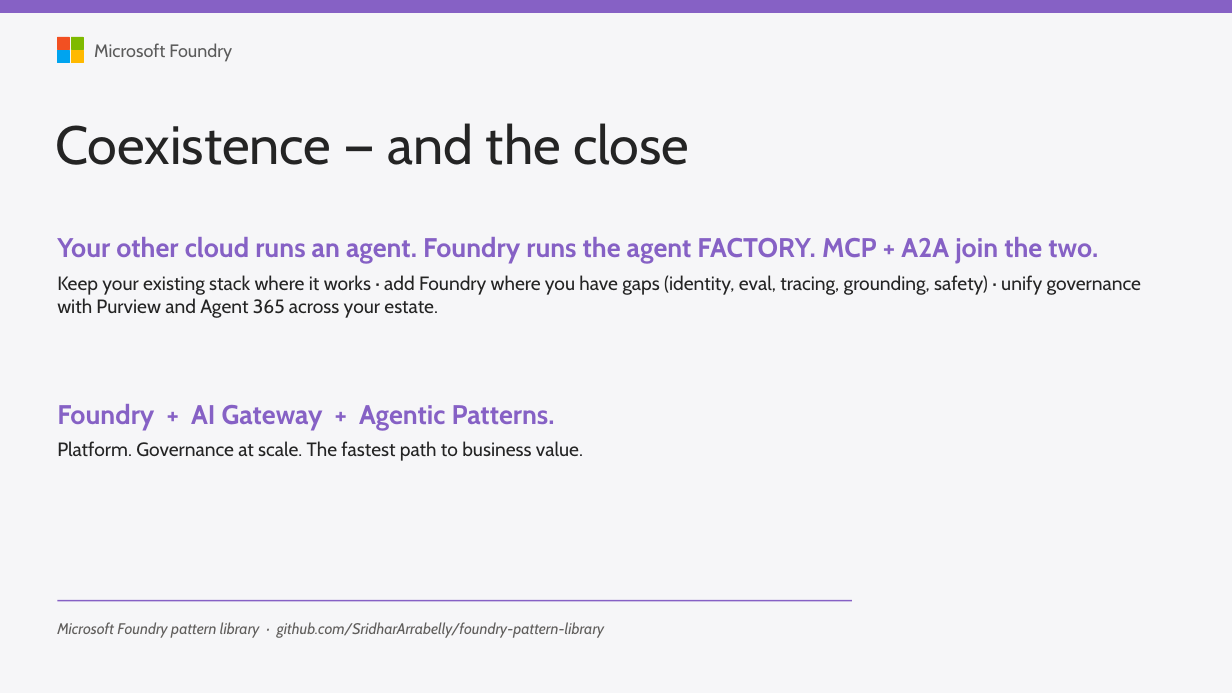
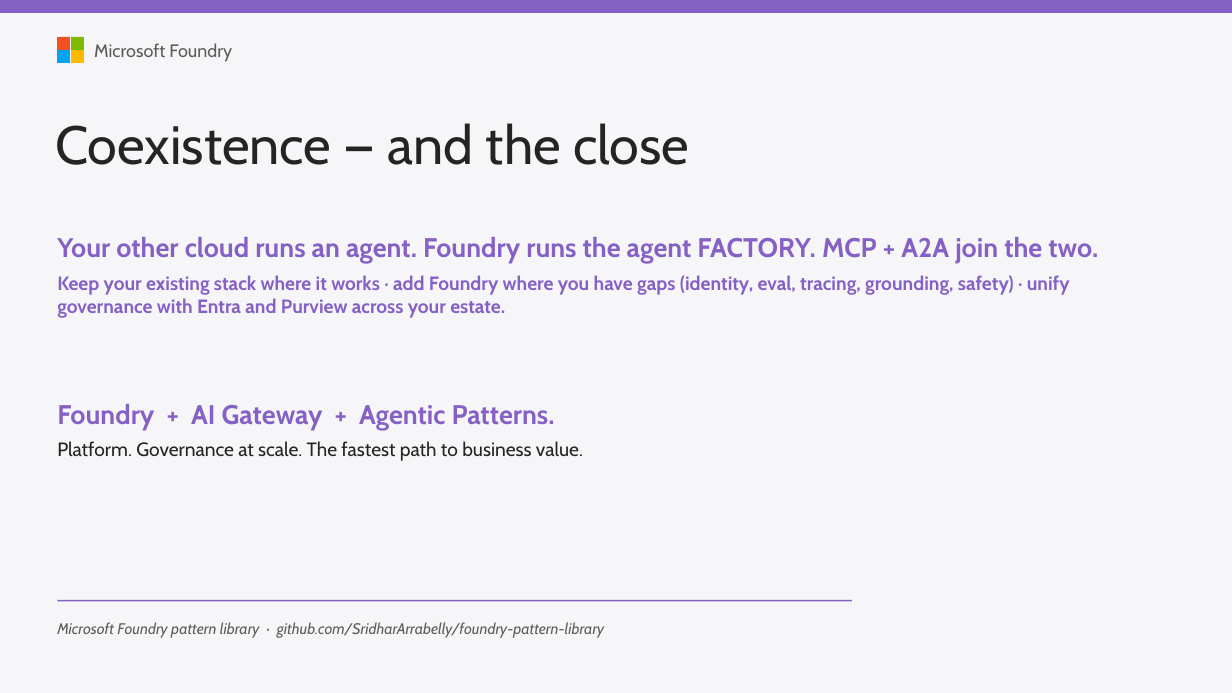
Before and after one commit to SridharArrabelly/foundry-pattern-library, a slide deck: slide 25 of foundry-patterns.pptx (slide 24 before the commit). Drawn at 1232x693 pixels with LibreOffice and Linux fonts; fonts in the diff are those of the drawing. Boxes give left, top, right and bottom in pixels: in the first picture for what was removed or moved away, otherwise in the second. Text is boxed around its words. In the diff, an @@ line names an element or a change of style, - is before the commit and + after.

```diff
--- a/foundry-patterns.pptx
+++ b/foundry-patterns.pptx
@@ text at [57,275,1070,318]: text changed; text colour #242424 to #8661C5; bold on @@
-Keep your existing stack where it works · add Foundry where you have gaps (identity, eval, tracing, grounding, safety) · unify governance with Purview and Agent 365 across your estate.
+Keep your existing stack where it works · add Foundry where you have gaps (identity, eval, tracing, grounding, safety) · unify governance with Entra and Purview across your estate.
```
Also in this commit, not shown: 17 other slides changed, 2 slides added, 1 slide removed, 3 other files.
